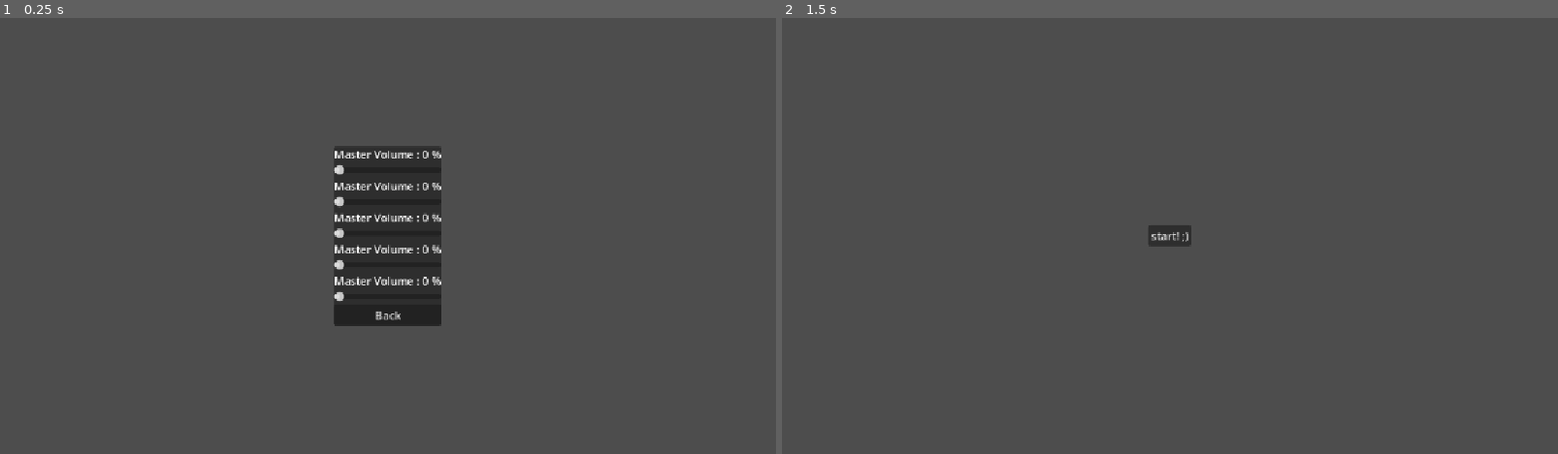
Above: before the commit, frames 1-2 (left to right).
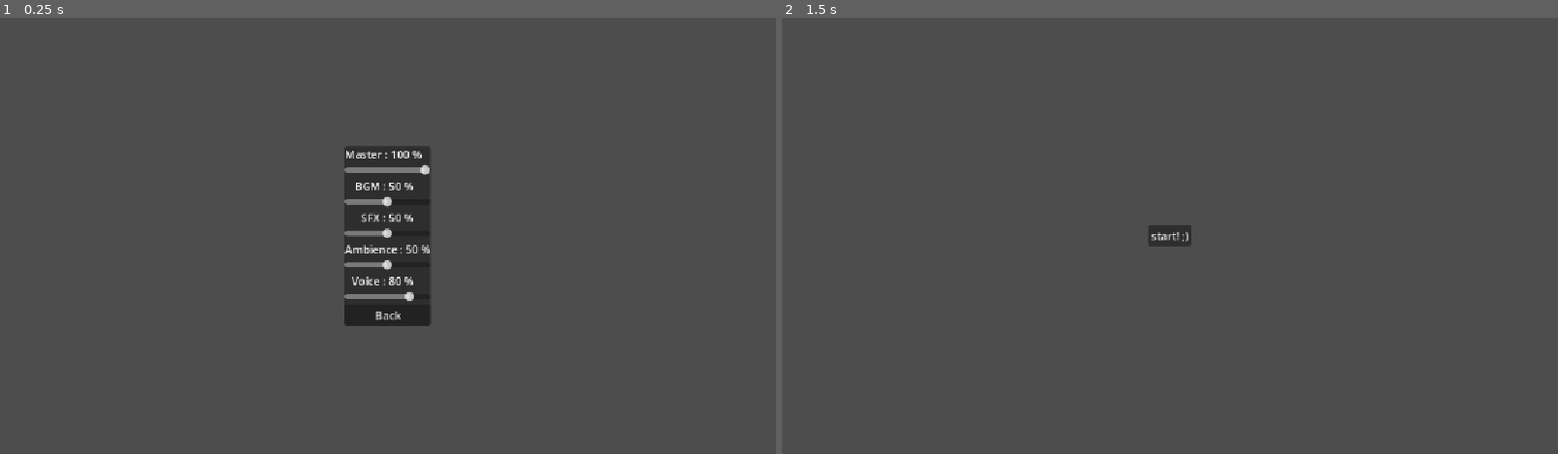
Above: after the commit, the same moments.

Repository: vhoyer/ludum_dare_60
Game: Godot game, scene res://components/settings/settings_menu.tscn
Same seed, same stepped clock (60 frames per second), same inputs: the game is played once before the commit and once after it. This scene is started directly instead of the project's main scene.
Inputs (mouse positions are in pixels of both pictures, inside the frame that each line leads up to):
- Up to frame 1 (0.25 s): no input
- Up to frame 2 (1.5 s): tap Enter at 0.5 s; move the mouse to (1340, 214) at 0.52 s; hold Right (ui_right) 0.53-1.25 s; tap K at 0.6 s; click (1340, 214) at 0.67 s; click "Back" at 1.25 s

The runs differ from the first frame. In frame 1, 2.1% of the frame differs, in the area x 43-57%, y 29-71%; in frame 2, nothing differs.

Commit message:
Automatically Cut Missing Theme Resource

Diff:
--- a/components/settings/volume/volume_slider.tscn
+++ b/components/settings/volume/volume_slider.tscn
@@ -1,7 +1,6 @@
 [gd_scene format=3 uid="uid://bnfwtncedr0e4"]
 
-[ext_resource type="Script" uid="uid://b3p3rtsr1i0qb" path="res://src/menus/settings/volume/volume_slider.gd" id="1_7iqg0"]
-[ext_resource type="Theme" uid="uid://d0ltv0r1flidc" path="res://assets/themes/default.tres" id="1_174ar"]
+[ext_resource type="Script" uid="uid://bv3sxcffm2ilm" path="res://components/settings/volume/volume_slider.gd" id="1_7iqg0"]
 
 [node name="VolumeSlider" type="VBoxContainer" unique_id=1954663764]
 anchors_preset = 15
@@ -9,7 +8,6 @@
 anchor_bottom = 1.0
 grow_horizontal = 2
 grow_vertical = 2
-theme = ExtResource("1_174ar")
 script = ExtResource("1_7iqg0")
 
 [node name="HBoxContainer" type="HBoxContainer" parent="." unique_id=1411493082]
Not shown, added: components/settings/volume/volume_slider.gd.uid
